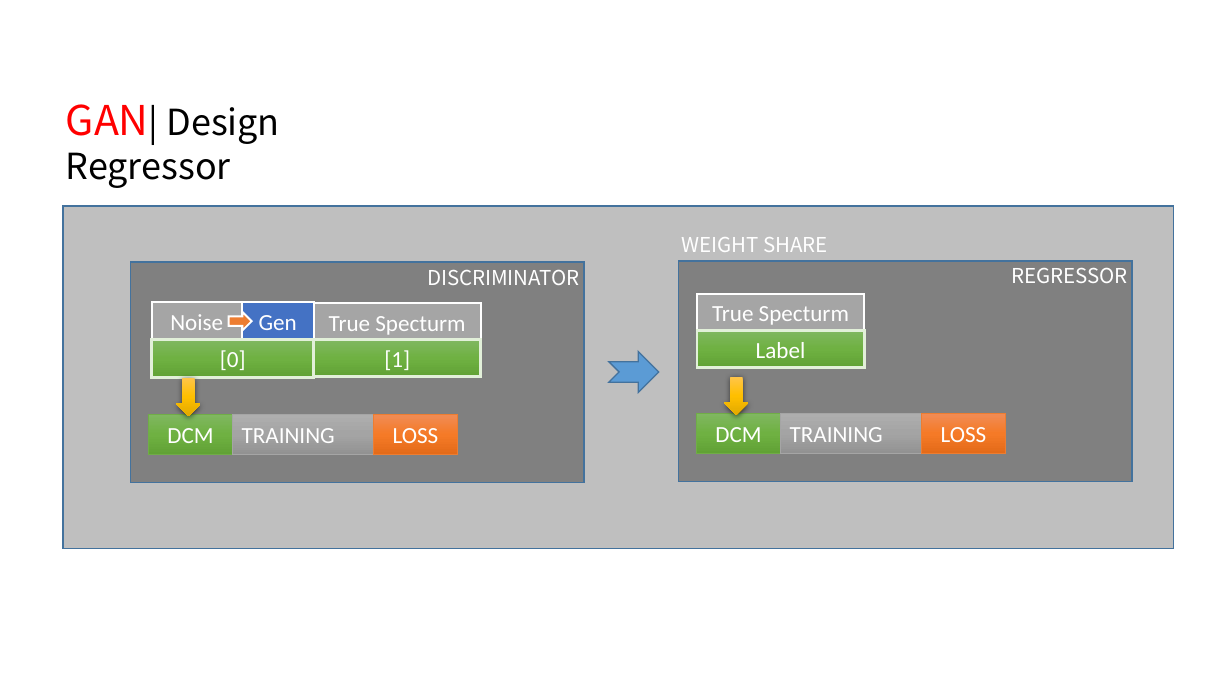
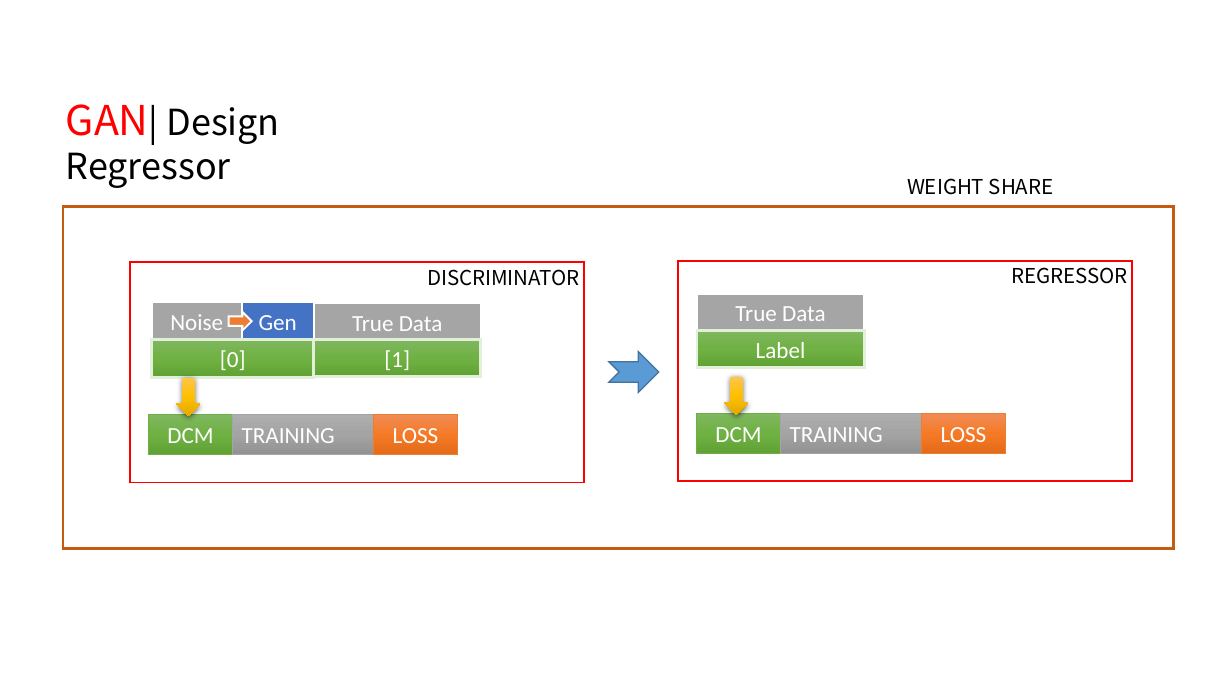
Before and after one commit to DreamPurchaseZnz/Picture, a slide deck: slide 7 of GANs_model.pptx (slide 5 before the commit). Drawn at 1232x693 pixels with LibreOffice and Linux fonts; fonts in the diff are those of the drawing. Boxes give left, top, right and bottom in pixels: in the first picture for what was removed or moved away, otherwise in the second. Text is boxed around its words. In the diff, an @@ line names an element or a change of style, - is before the commit and + after.

```diff
--- a/GANs_model.pptx
+++ b/GANs_model.pptx
@@ text colour #FFFFFF to #000000 in 3 elements at box(427, 269, 580, 286), box(1011, 267, 1127, 284), box(907, 178, 1054, 195) @@
@@ text "WEIGHT SHARE": place and size @@
-text "WEIGHT SHARE" at box(681, 237, 828, 252)
+text "WEIGHT SHARE" at box(907, 178, 1054, 195)
@@ rectangle at box(63, 206, 1174, 548): fill #BFBFBF to none; outline #43739E 1 pt to #C55A11 2.25 pt @@
@@ rectangle at box(130, 262, 584, 482): fill #808080 to none; outline #43739E 1 pt to #FF0000 1.5 pt @@
@@ rectangle at box(678, 261, 1132, 482): fill #808080 to none; outline #43739E 1 pt to #FF0000 1.5 pt @@
@@ text in rectangle at box(352, 316, 443, 331): text changed @@
-True Specturm
+True Data
@@ text in rectangle at box(735, 306, 826, 321): text changed @@
-True Specturm
+True Data
```
Also in this commit, not shown: 3 other slides changed, 5 slides added, 1 slide removed, 7 other files.
